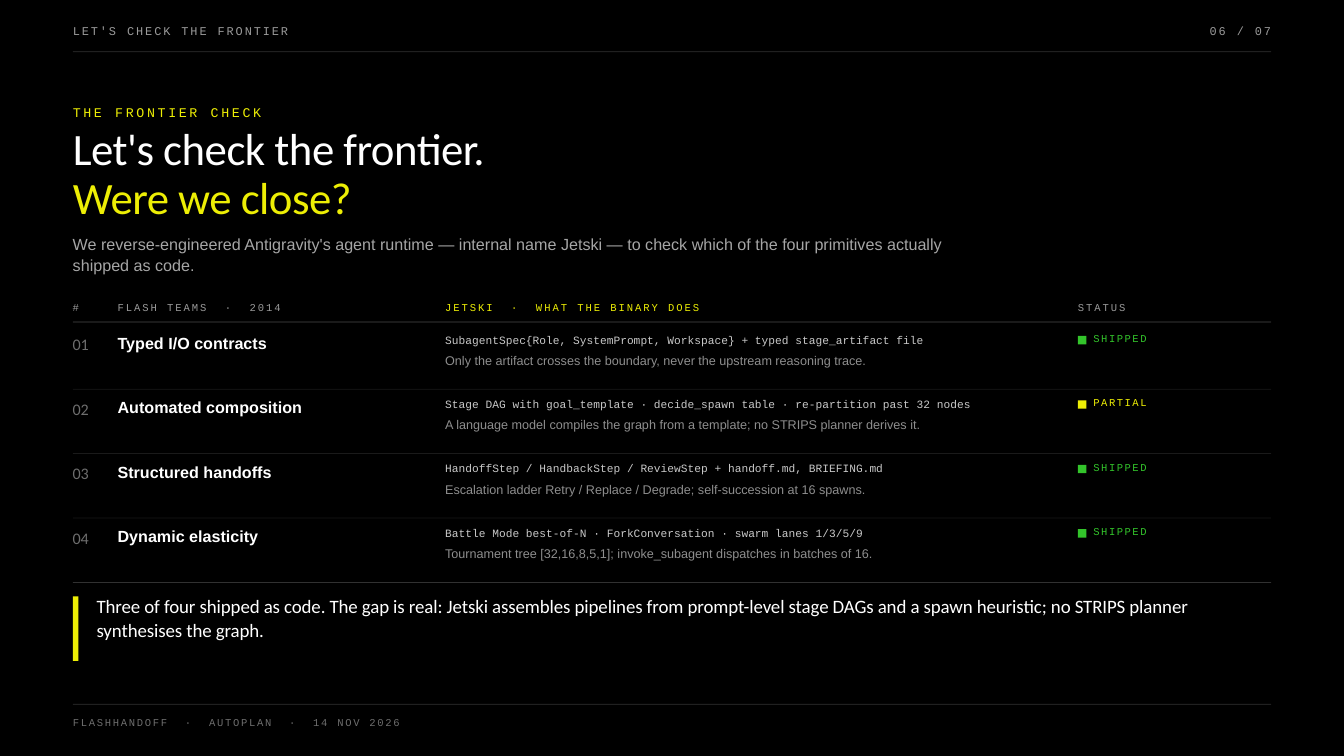
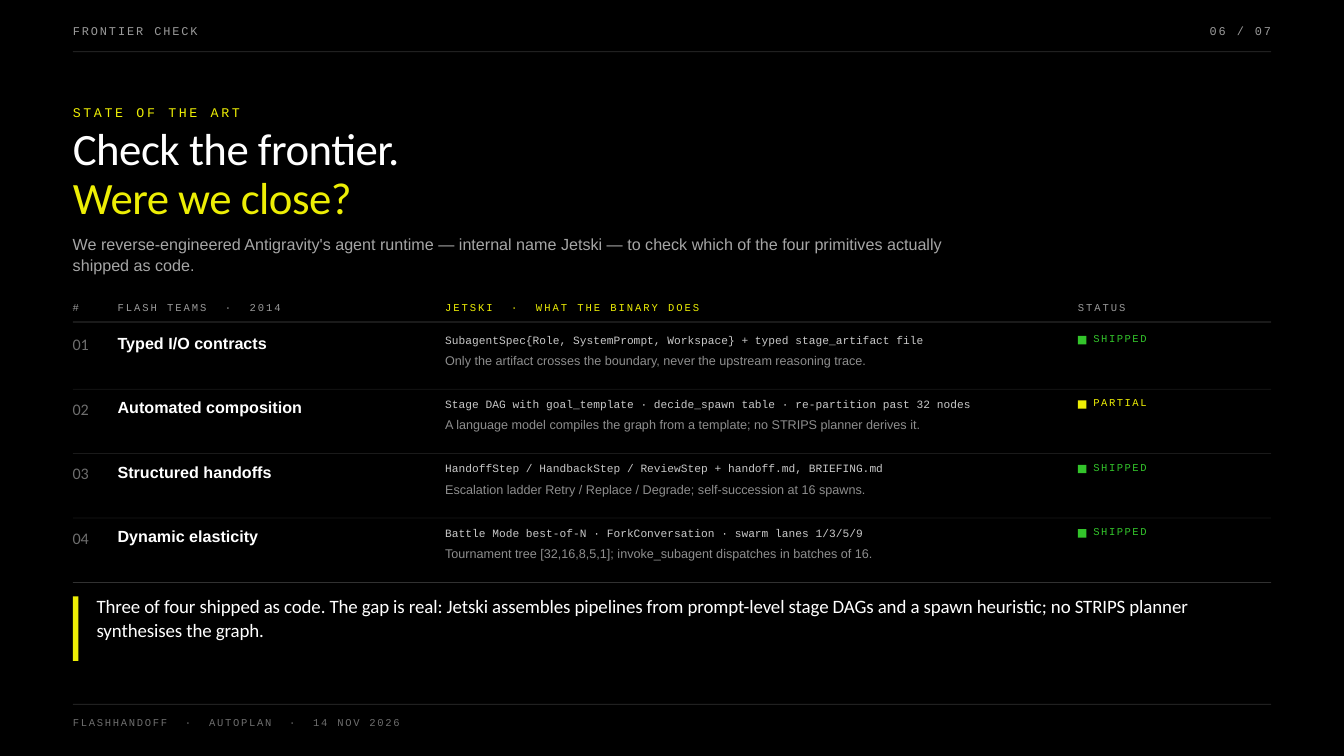
Before and after one commit to maceip/autoplan, a slide deck: slide 6 of preso/_build/FlashHandoff.pptx. Drawn at 1344x756 pixels with LibreOffice and Linux fonts; fonts in the diff are those of the drawing. Boxes give left, top, right and bottom in pixels: in the first picture for what was removed or moved away, otherwise in the second. Text is boxed around its words. In the diff, an @@ line names an element or a change of style, - is before the commit and + after.

```diff
--- a/preso/_build/FlashHandoff.pptx
+++ b/preso/_build/FlashHandoff.pptx
@@ text at (x1=73, y1=27, x2=197, y2=35): text changed @@
-LET'S CHECK THE FRONTIER
+FRONTIER CHECK
@@ text at (x1=73, y1=108, x2=240, y2=117): text changed @@
-THE FRONTIER CHECK
+STATE OF THE ART
@@ text at (x1=73, y1=134, x2=399, y2=166): text changed @@
-Let's check the frontier.
+Check the frontier.
```
Also in this commit, not shown: 6 other files.
